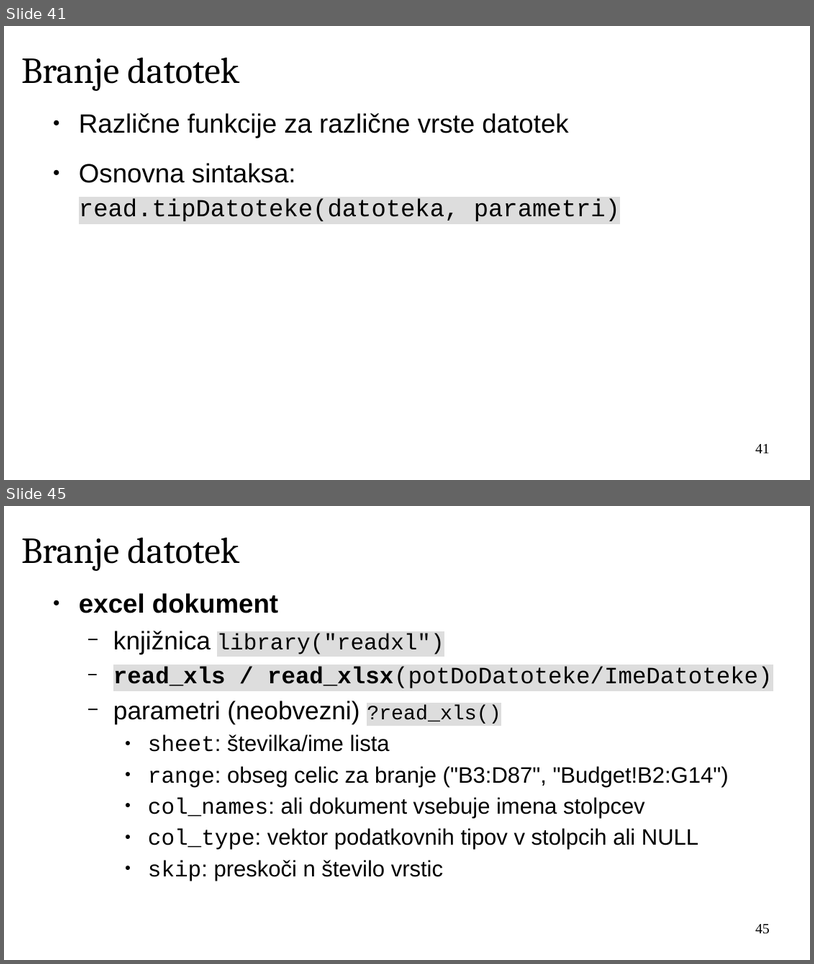
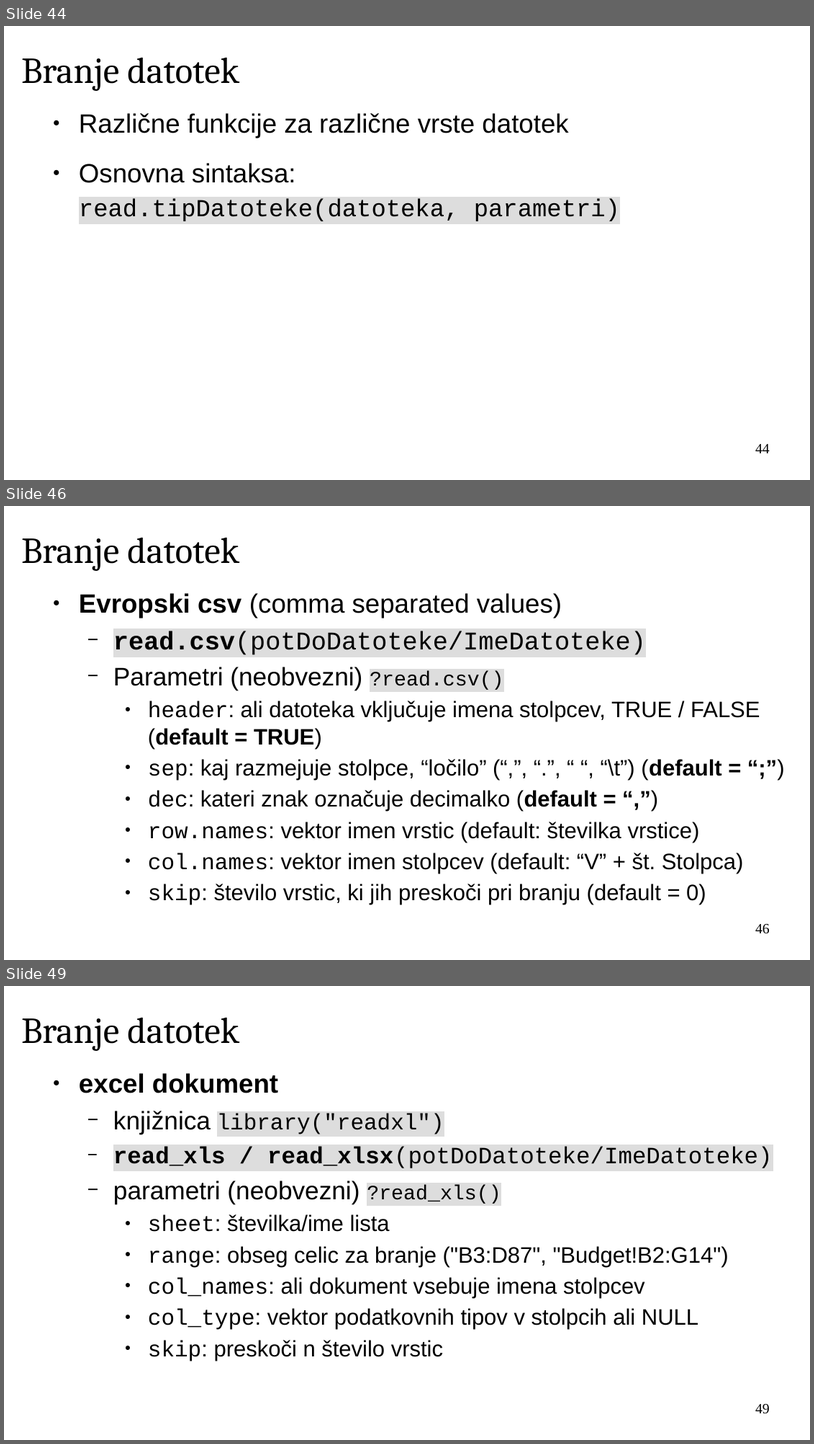
Before and after one commit to janaobsteter/R_tecaj, a slide deck: ModulA/IT_Rtecaj_ModulA.odp. Shown one above the other, each under a label of ours: slides 41 and 45 before the commit, slides 44, 46 and 49 after it; the slides between them are not shown. The pictures are 814x964 and 814x1444 pixels, drawn with LibreOffice and Linux fonts; fonts in the diff are those of the drawing; background and template pictures are left out. Boxes give left, top, right and bottom in pixels: in the first picture for what was removed or moved away, otherwise in the second. Text is boxed around its words. In the diff, an @@ line names an element or a change of style, - is before the commit and + after.

```diff
--- a/ModulA/IT_Rtecaj_ModulA.odp
+++ b/ModulA/IT_Rtecaj_ModulA.odp
@@ slide 46 added at (4,506,810,960), background #FFFFFF @@
@@ title added at (21,537,239,571), 36 pt, text #000000 @@
+Branje datotek
@@ text added at (79,593,760,905), 22 pt, text #000000 @@
+● Evropski csv (comma separated values)
+  − read.csv(potDoDatoteke/ImeDatoteke)
+  − Parametri (neobvezni) ?read.csv()
+    ● header: ali datoteka vključuje imena stolpcev, TRUE / FALSE (default = TRUE)
+    ● sep: kaj razmejuje stolpce, “ločilo” (“,”, “.”, “ “, “\t”) (default = “;”)
+    ● dec: kateri znak označuje decimalko (default = “,”)
+    ● row.names: vektor imen vrstic (default: številka vrstice)
+    ● col.names: vektor imen stolpcev (default: “V” + št. Stolpca)
+    ● skip: število vrstic, ki jih preskoči pri branju (default = 0)
@@ page number added at (756,924,770,934), 14 pt, text #000000 @@
+46
@@ what was slide 41 is now slide 44 @@
@@ page number at (756,444,770,453): text changed @@
-41
+44
@@ what was slide 45 is now slide 49 @@
@@ page number at (756,1404,770,1414): text changed @@
-45
+49
```
Also in this commit, not shown: 6 slides changed, 9 other slides added, 1 slide removed, 7 other files.
